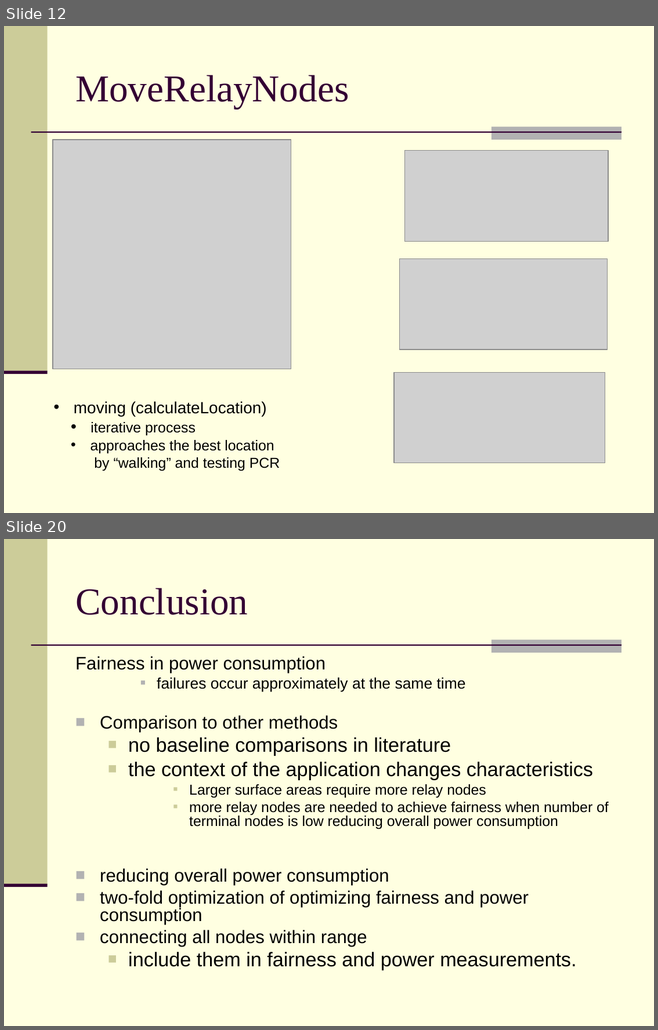
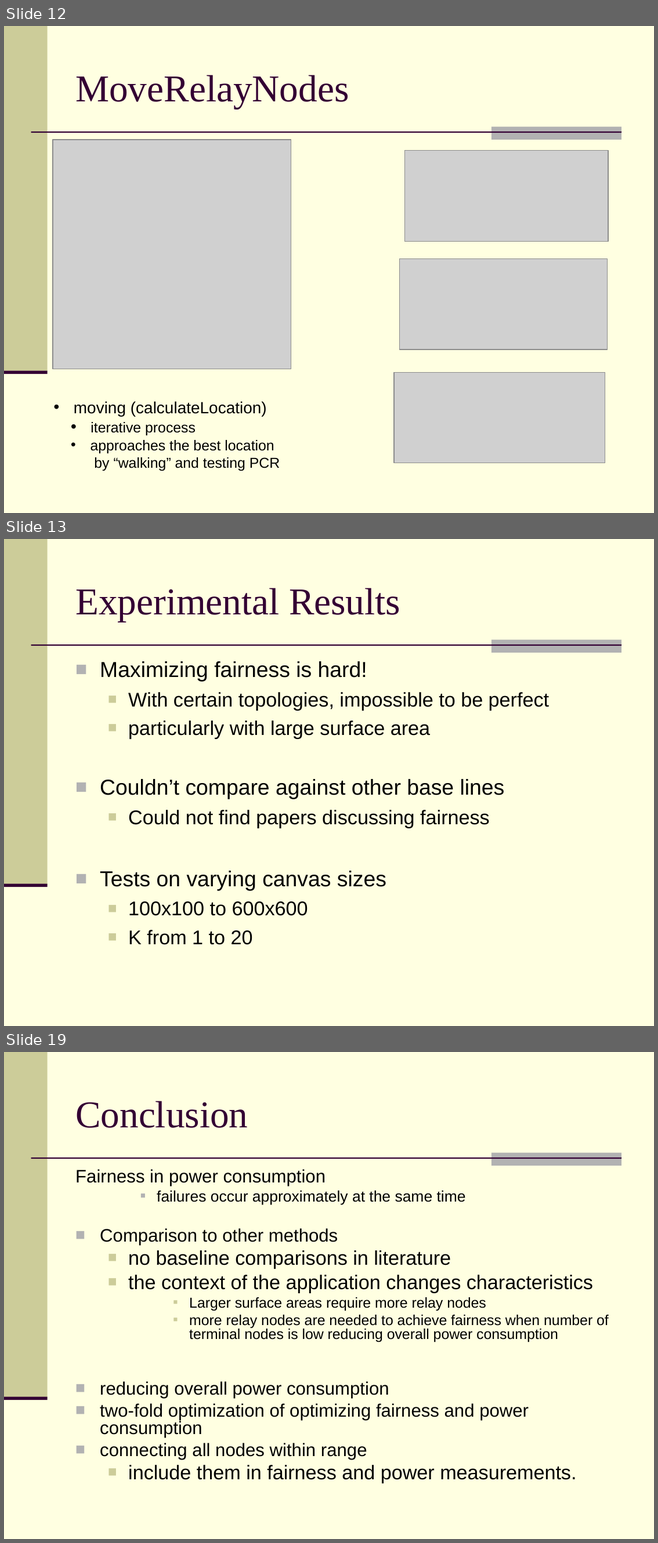
Before and after one commit to feltenberger/cmsc-641-fsmt, a slide deck: Paper/Presentation/Fair, Energy-aware Connectivity in Wireless Sensor Networks.ppt. Shown one above the other, each under a label of ours: slides 12 and 20 before the commit, slides 12, 13 and 19 after it; the slides between them are not shown. The pictures are 658x1030 and 658x1543 pixels, drawn with LibreOffice and Linux fonts; fonts in the diff are those of the drawing; grey boxes stand for pictures. Boxes give left, top, right and bottom in pixels: in the first picture for what was removed or moved away, otherwise in the second. Text is boxed around its words. In the diff, an @@ line names an element or a change of style, - is before the commit and + after.

```diff
--- a/Paper/Presentation/Fair, Energy-aware Connectivity in Wireless Sensor Networks.ppt
+++ b/Paper/Presentation/Fair, Energy-aware Connectivity in Wireless Sensor Networks.ppt
@@ slide 13 added at box(4, 539, 654, 1026), background #FFFFE1; not listed: 4 template elements that a slide beside it also shows @@
@@ title added at box(75, 588, 400, 621), 42 pt, text #330033 @@
+Experimental Results
@@ text added at box(100, 661, 549, 945), 22 pt, text #000000 @@
+■ Maximizing fairness is hard!
+  ■ With certain topologies, impossible to be perfect
+  ■ particularly with large surface area
+■ Couldn’t compare against other base lines
+  ■ Could not find papers discussing fairness
+■ Tests on varying canvas sizes
+  ■ 100x100 to 600x600
+  ■ K from 1 to 20
@@ what was slide 20 is now slide 19 @@
```
Also in this commit, not shown: 2 slides changed, 3 other slides added, 5 slides removed.
